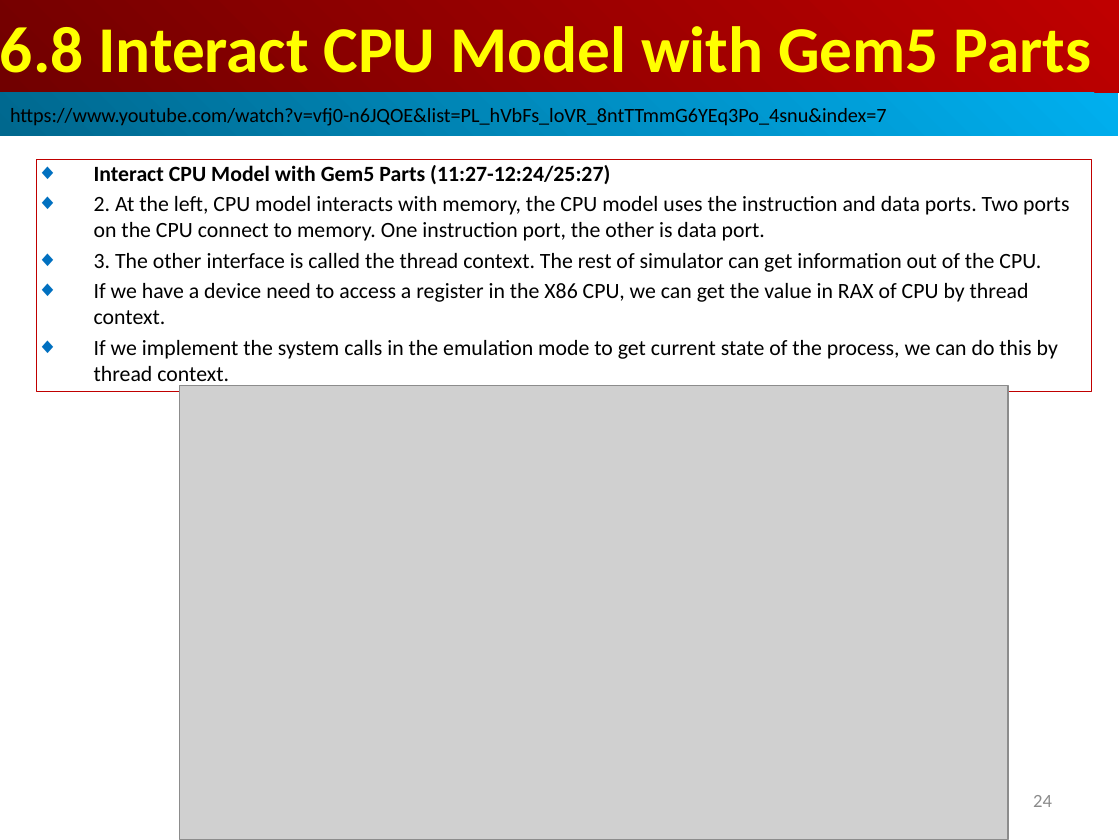
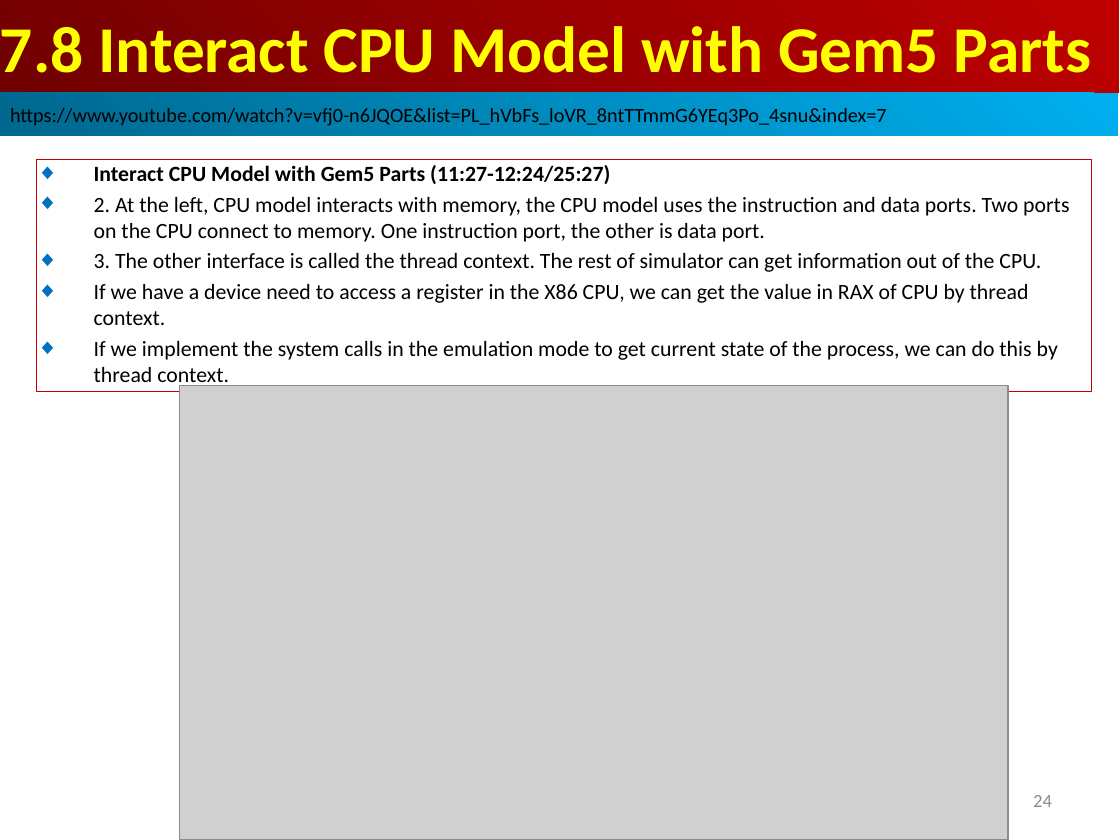
Before and after one commit to peterhchen/AIU_CS850_Gem5_McPAT, a slide deck: slide 24 of 050_Gem5/007.CPUModel/000_Video/007.CPUModel.ppt. Drawn at 1120x840 pixels with LibreOffice and Linux fonts; fonts in the diff are those of the drawing; grey boxes stand for pictures. Boxes give left, top, right and bottom in pixels: in the first picture for what was removed or moved away, otherwise in the second. Text is boxed around its words. In the diff, an @@ line names an element or a change of style, - is before the commit and + after.

```diff
--- a/050_Gem5/007.CPUModel/000_Video/007.CPUModel.ppt
+++ b/050_Gem5/007.CPUModel/000_Video/007.CPUModel.ppt
@@ text in rectangle at (0, 26, 1091, 73): text changed @@
-6.8 Interact CPU Model with Gem5 Parts
+7.8 Interact CPU Model with Gem5 Parts
```
Also in this commit, not shown: 62 other slides changed.
